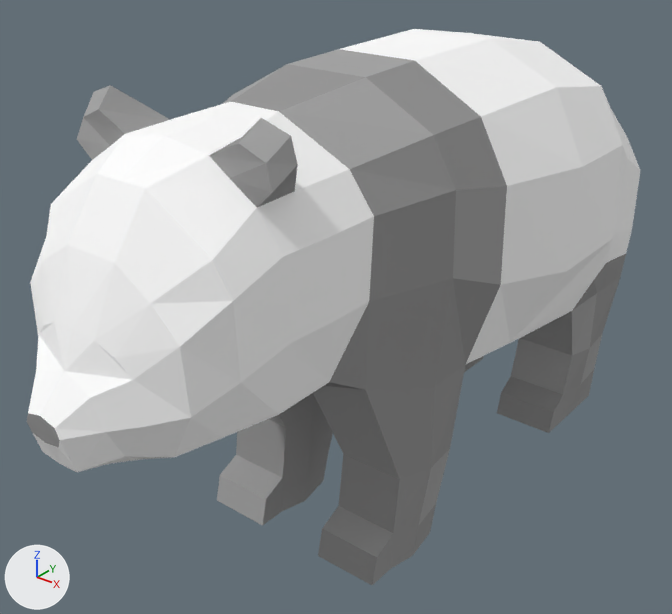
A saved change to the Blender file models/blends/pandas/panda_walk.blend.
The view is the same before and after, from a 50 mm camera at (11.73, -16.64, 14.62) aimed at (-0.54, -1.3, 5.11). The axes (+X, +Y, +Z) are drawn at lower left. The lights are the same throughout.

Objects in the first picture: 'panda'.
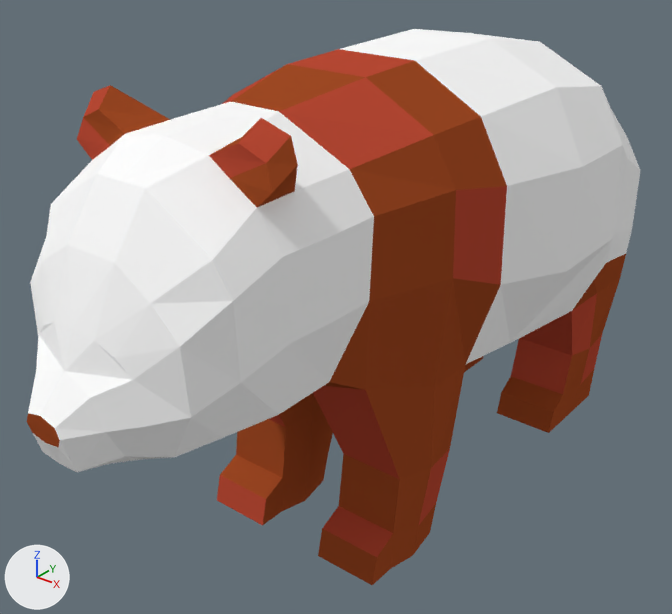
Patch to the scene script:
```diff
--- a/models/blends/pandas/panda_walk.blend.py
+++ b/models/blends/pandas/panda_walk.blend.py
@@ mat_reddish @@
+mat_reddish = diffuse_material('reddish')
+mat_reddish.base_color = (0.487, 0.0681, 0.0349)  # red #b94a34
@@ mat_red @@
+mat_red = diffuse_material('red')
+mat_red.base_color = (0.351, 0.068, 0.0181)  # brown #a04a25
@@ me_cube_001 @@
 me_cube_001.from_pydata(...)  # 320 vertices, 318 faces; spans x -3.6..3.6, y -9.0..9.0, z -5.3..5.5
 # used by ob_panda; location = (0.0, -0.59, 5.4)
+# me_cube_001 part 1: all 128 faces that had it switch from mat_black (grey #999999) to mat_red (brown #a04a24)
+# me_cube_001 part 2: all 26 faces that had it switch from mat_gray (grey #a7a7a7) to mat_reddish (red #b94a34)
 me_cube_001.materials.append(mat_white)
```

Changed parts and their boxes [x1, y1, x2, y2] in the pictures (672 x 614 px):
part 1 of me_cube_001, recoloured (grey to brown): [27, 61, 626, 585] in both
part 2 of me_cube_001, recoloured (grey to red): [77, 49, 602, 557] in both
